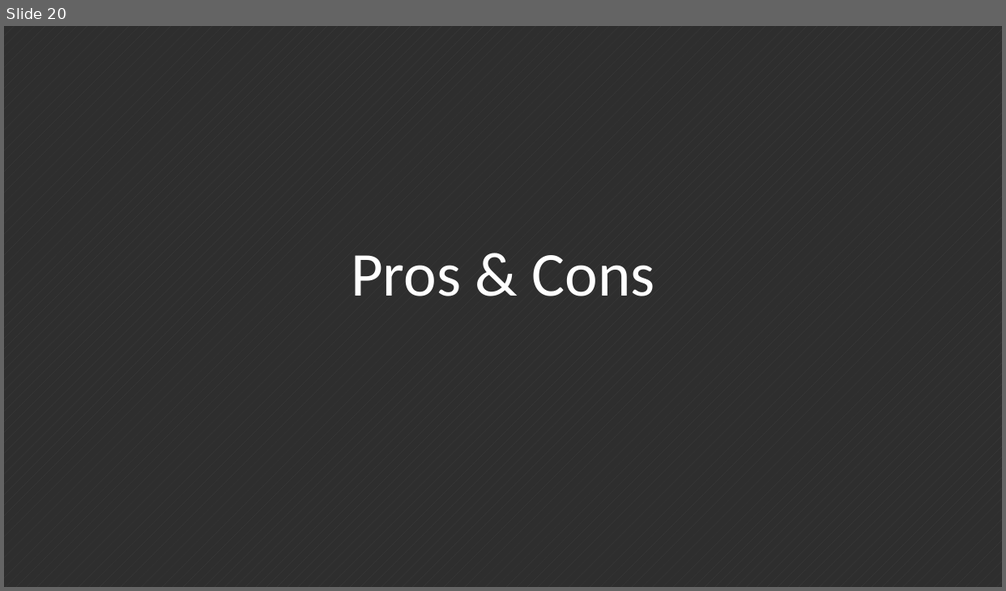
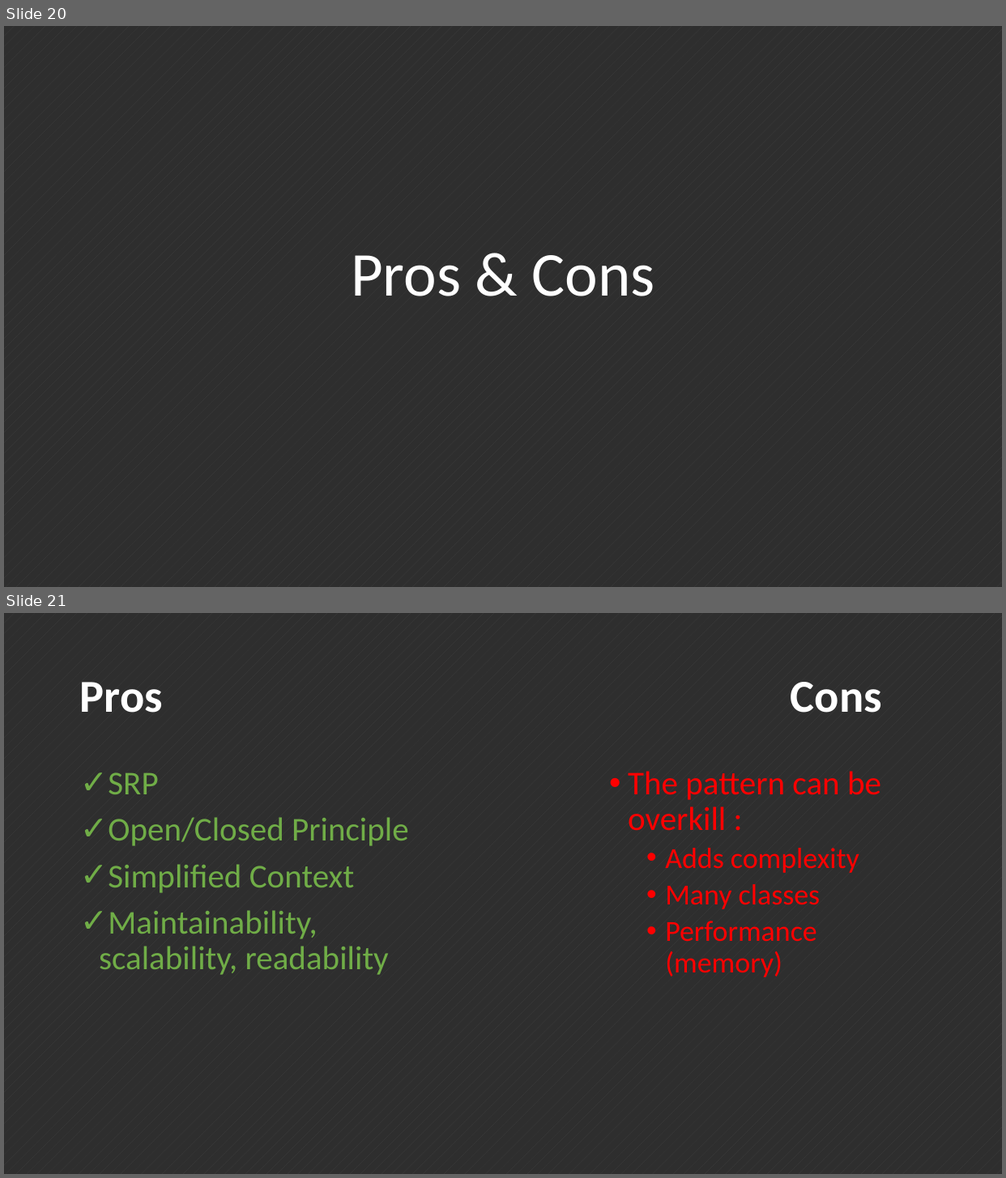
Before and after one commit to ahorguelin/thanks_microsoft, a slide deck: Design Patterns.pptx. Shown one above the other, each under a label of ours: slide 20 before the commit, slides 20 and 21 after it. The pictures are 1006x591 and 1006x1178 pixels, drawn with LibreOffice and Linux fonts; fonts in the diff are those of the drawing. Boxes give left, top, right and bottom in pixels: in the first picture for what was removed or moved away, otherwise in the second. Text is boxed around its words. In the diff, an @@ line names an element or a change of style, - is before the commit and + after.

Commit message:
ProsNCons

```diff
--- a/Design Patterns.pptx
+++ b/Design Patterns.pptx
@@ slide 21 added at [4, 613, 1002, 1174], background pattern #404040 on #2E2E2E @@
@@ title added at [80, 682, 163, 713], 44 pt, text #FFFFFF, bold @@
+Pros
@@ text added at [791, 682, 882, 713], 44 pt, text #FFFFFF, bold @@
+Cons
@@ text added at [99, 773, 409, 975], 32 pt, text #70AD47 @@
+✓ SRP
+✓ Open/Closed Principle
+✓ Simplified Context
+✓ Maintainability, scalability, readability
@@ text added at [628, 771, 881, 977], 28 pt, text #FF0000 @@
+• The pattern can be overkill :
+  • Adds complexity
+  • Many classes
+  • Performance (memory)
```
Also in this commit, not shown: 3 slides changed, 1 slide removed.
